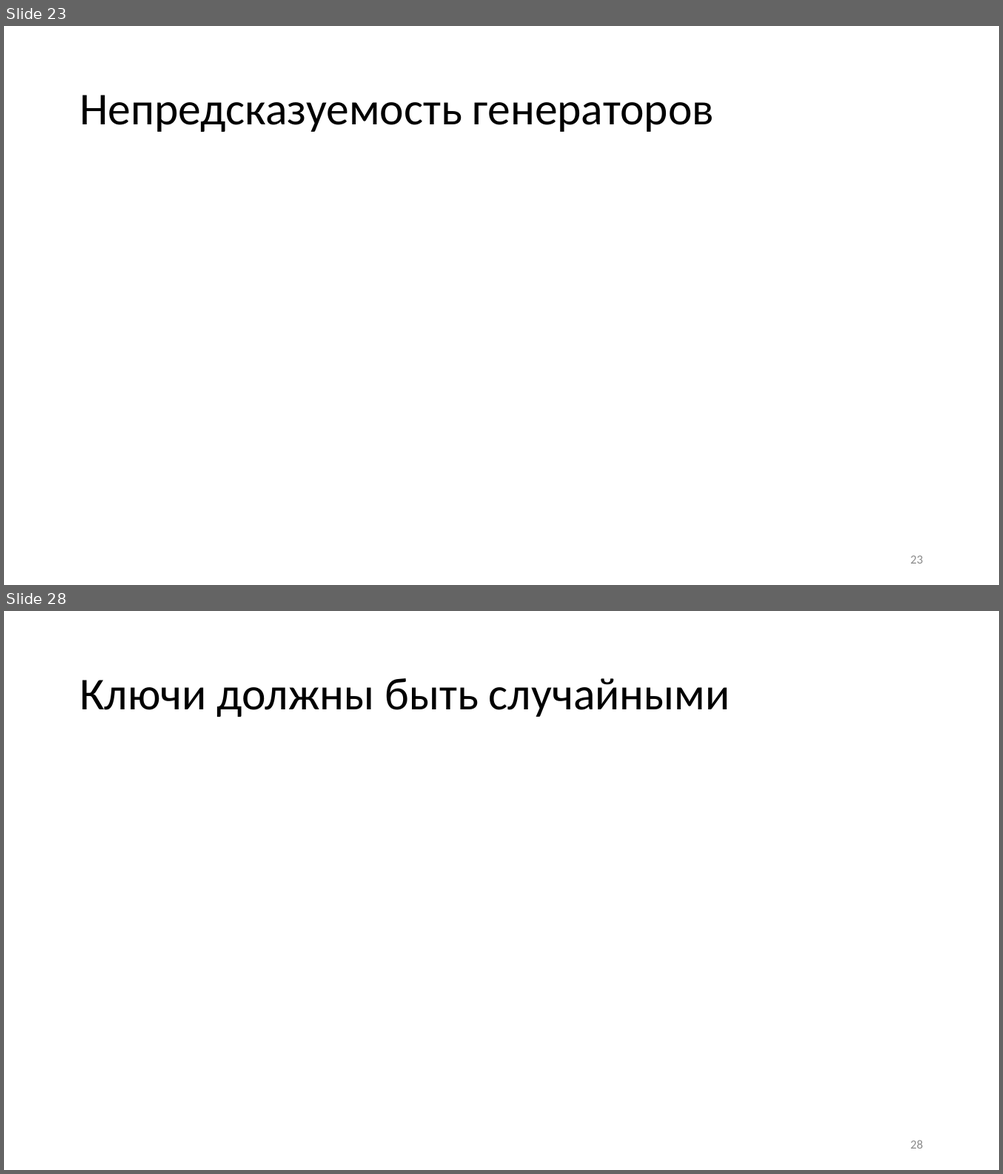
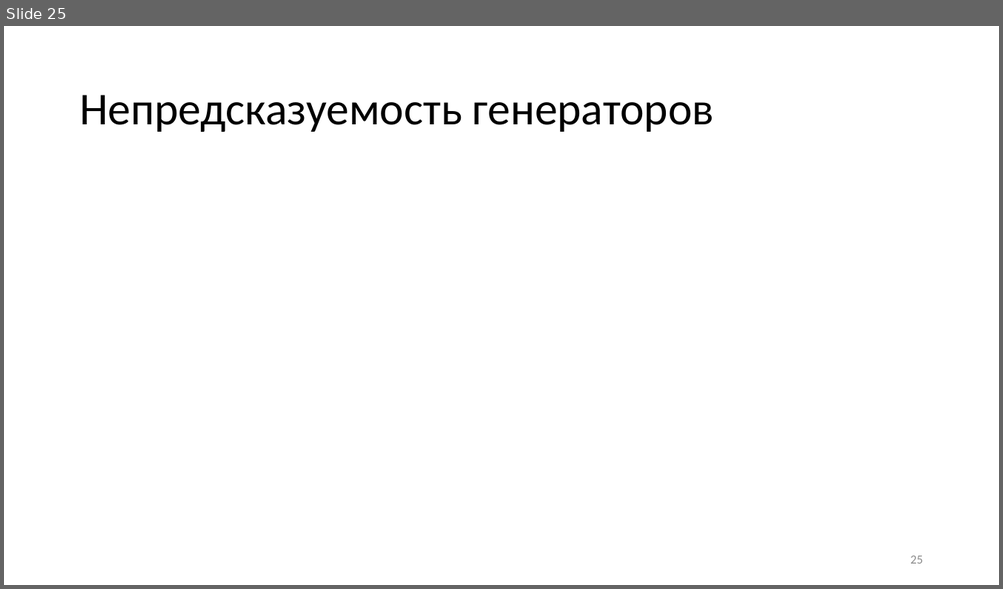
Before and after one commit to CryptoCourse/CryptoLectures, a slide deck: Lectures/Lecture2.pptx. Shown one above the other, each under a label of ours: slides 23 and 28 before the commit, slide 25 after it; the slides between them are not shown. The pictures are 1003x1174 and 1003x589 pixels, drawn with LibreOffice and Linux fonts; fonts in the diff are those of the drawing; grey boxes stand for pictures. Boxes give left, top, right and bottom in pixels: in the first picture for what was removed or moved away, otherwise in the second. Text is boxed around its words. In the diff, an @@ line names an element or a change of style, - is before the commit and + after.

```diff
--- a/Lectures/Lecture2.pptx
+++ b/Lectures/Lecture2.pptx
@@ slide 28 removed at (4, 611, 999, 1170), background #FFFFFF @@
@@ title removed at (79, 678, 730, 717) @@
-Ключи должны быть случайными
@@ page number removed at (910, 1140, 922, 1149) @@
-28
@@ what was slide 23 is now slide 25 @@
@@ page number at (910, 556, 922, 564): text changed @@
-23
+25
```
Also in this commit, not shown: 5 slides changed, 9 slides added, 4 other slides removed, 1 other file.
